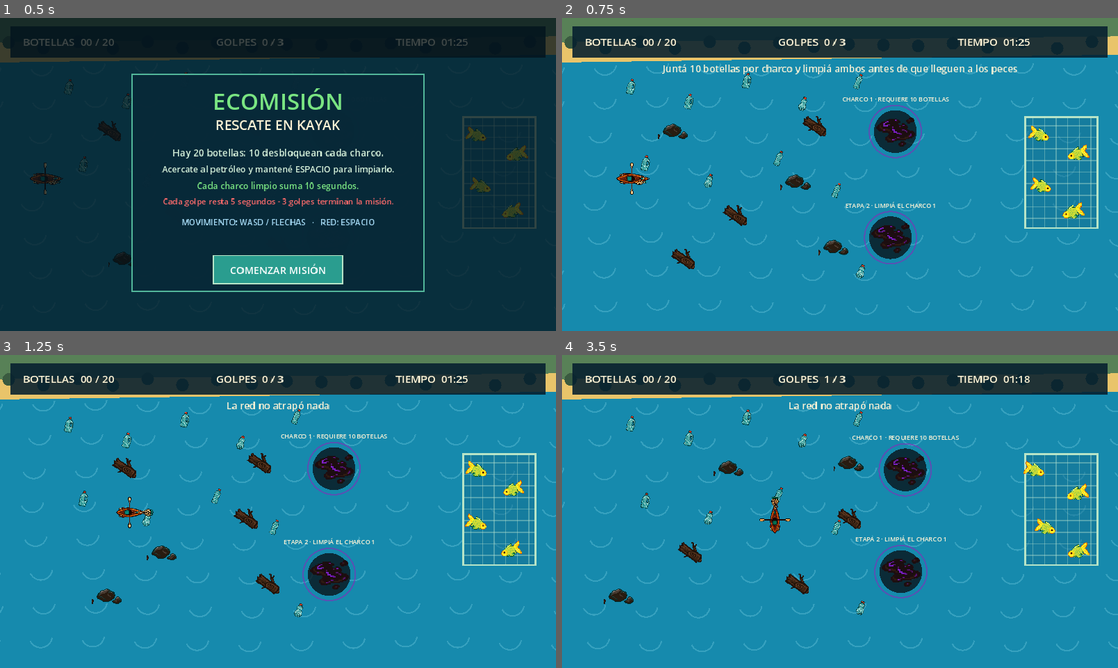
Above: before the commit, frames 1-4 (two rows, left to right).
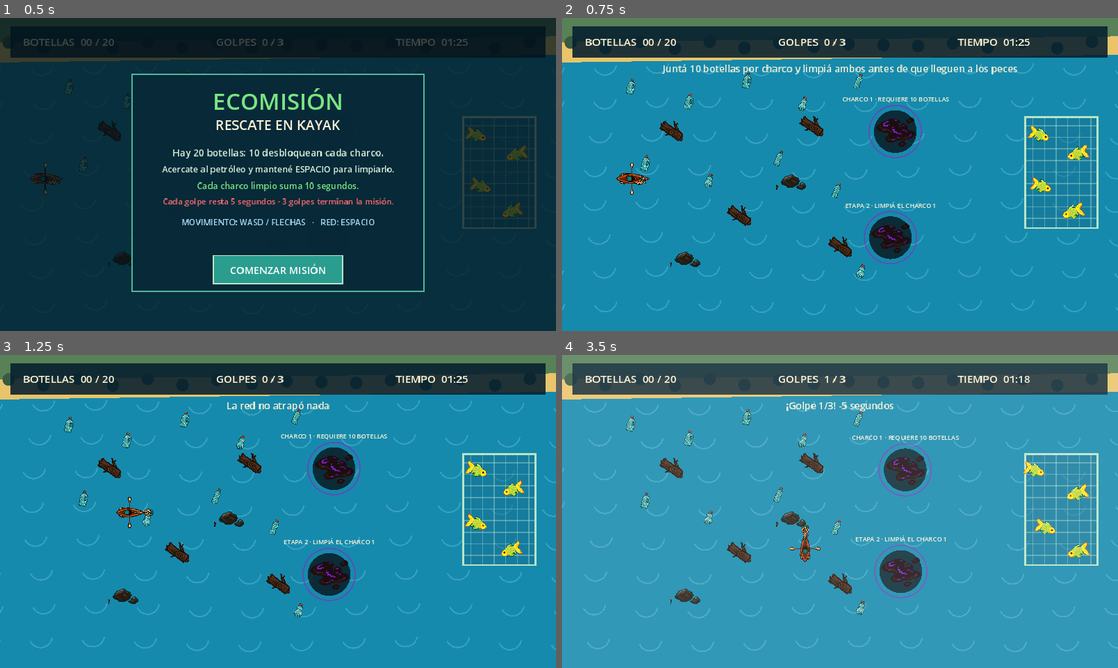
Above: after the commit, the same moments.

Repository: zeba673/Desafio2-Hackathon-SanRafael-2026
Game: Godot game, scene res://main.tscn
Same seed, same stepped clock (60 frames per second), same inputs: the game is played once before the commit and once after it. Sound files missing from this copy of the repository are replaced by a short silence.
Inputs (mouse positions are in pixels of both pictures, inside the frame that each line leads up to):
- Up to frame 1 (0.5 s): no input
- Up to frame 2 (0.75 s): tap Enter at 0.5, 0.6 s; move the mouse to (962, 158) at 0.52 s; hold D from 0.53 s (still down); click (962, 158) at 0.67 s
- Up to frame 3 (1.25 s): keep holding D; tap Space at 0.77 s
- Up to frame 4 (3.5 s): move the mouse to (728, 527) at 1.27 s; release D at 1.28 s; hold S 1.28-2.03 s; tap Enter at 1.35, 2.1, 2.85 s; tap Space at 1.52, 3.02 s; move the mouse to (895, 442) at 2.02 s; hold D 2.03-2.78 s; move the mouse to (812, 574) at 2.77 s; hold W from 2.78 s (still down); click (812, 574) at 2.92 s

Frame 1 is identical in both runs. In frame 2, 0.9% of the frame differs, in the area x 17-53%, y 31-81%; in frame 3, 1.5%; in frame 4, 92%, in the area x 0-100%, y 2-100%.

Commit message:
Keep river obstacles stationary

Diff:
--- a/main.gd
+++ b/main.gd
@@ -67,7 +67,6 @@
 	Vector2(255, 500), Vector2(475, 340), Vector2(570, 475)
 ]
 var rocks: Array[Vector2] = []
-var rock_speeds := [42.0, -34.0, 28.0, -46.0, 38.0, -30.0]
 
 func _ready() -> void:
 	get_window().title = "EcoMisión: Rescate en Kayak"
@@ -160,7 +159,6 @@
 	oil_centers[0] = OIL_START_A.lerp(OIL_TARGET_A, travel)
 	oil_centers[1] = OIL_START_B.lerp(OIL_TARGET_B, travel)
 	hit_cooldown = maxf(0.0, hit_cooldown - delta)
-	move_obstacles(delta)
 
 	var movement := Vector2(
 		float(Input.is_key_pressed(KEY_D) or Input.is_key_pressed(KEY_RIGHT)) - float(Input.is_key_pressed(KEY_A) or Input.is_key_pressed(KEY_LEFT)),
@@ -198,15 +196,6 @@
 	elif time_left <= 0.0:
 		fish_alive = false
 		finish_game(false, "Se acabó el tiempo: el petróleo alcanzó a los peces.")
-
-
-func move_obstacles(delta: float) -> void:
-	for index in rocks.size():
-		rocks[index].x += rock_speeds[index] * delta
-		if rocks[index].x > 620.0:
-			rocks[index].x = 80.0
-		elif rocks[index].x < 80.0:
-			rocks[index].x = 620.0
 
 
 func get_touched_oil() -> int:
